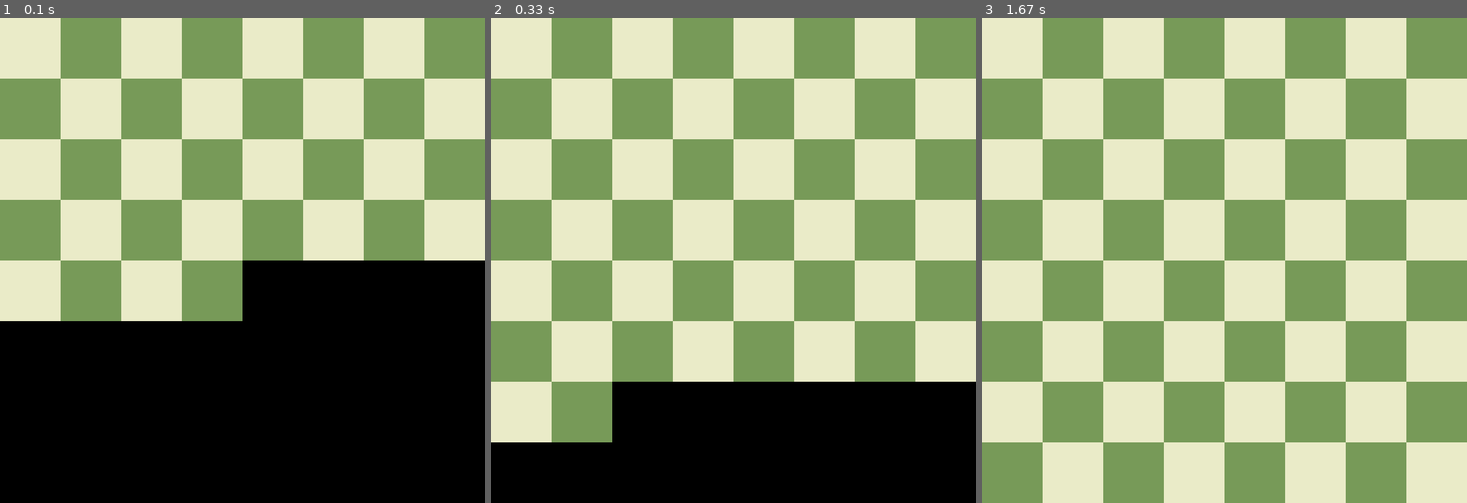
Above: before the commit, frames 1-3 (left to right).
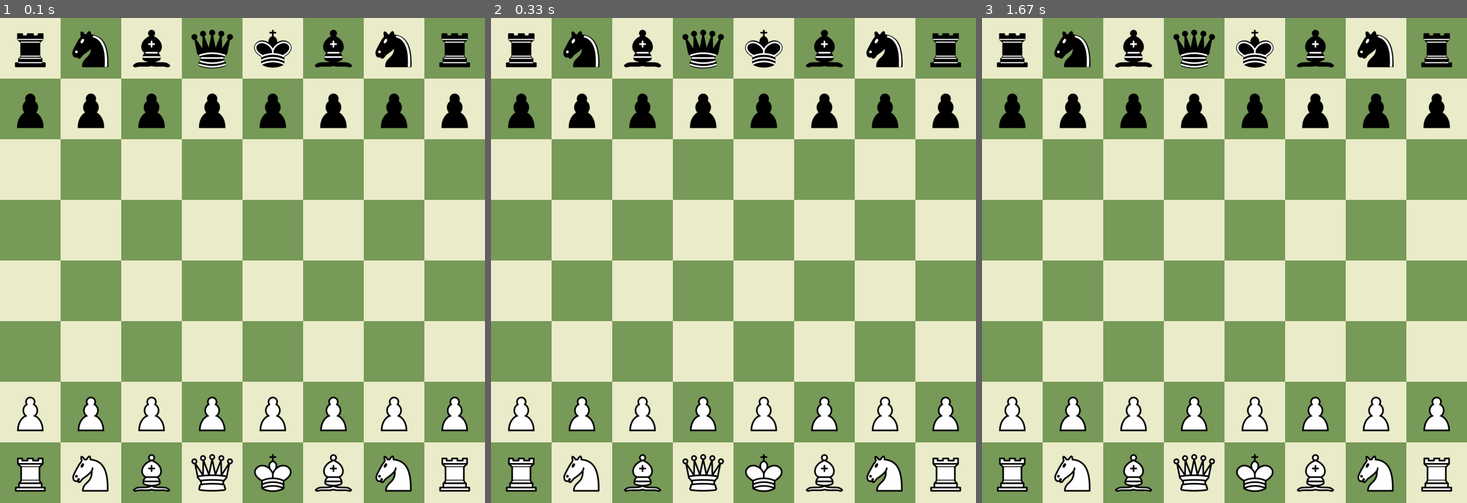
Above: after the commit, the same moments.

Repository: nishantbadhautiya/PygameChess
Game: pygame game, started from src/main.py
The game is run twice, just before and just after one commit, with the same random seed, the same clock (stepped at 60 frames per second) and the same inputs.
Inputs:
- Up to frame 1 (0.1 s): no input
- Up to frame 2 (0.33 s): no input
- Up to frame 3 (1.67 s): no input

The runs differ from the first frame. In frame 1, 48% of the frame differs, in the area x 0-100%, y 2-100%; in frame 2, 26%; in frame 3, 9.8%.

Commit message:
2- Added piece on the Board

Diff:
--- /dev/null
+++ b/src/board.py
@@ -0,0 +1,39 @@
+from const import *
+from square import Square
+from piece import *
+
+class Board:
+    def __init__(self) -> None:
+        self.squares = [[0, 0, 0, 0, 0, 0, 0, 0] for col in range(COLS)]
+        self._create()
+        self._add_pieces(color='white')
+        self._add_pieces(color='black')
+
+    def _create(self):
+        for row in range(ROWS):
+            for col in range(COLS):
+                self.squares[row][col] = Square(row= row, col= col)
+
+    def _add_pieces(self, color):
+        row_pawn, row_other = (6, 7) if color == 'white' else (1, 0)
+        # pawn
+        for col in range(COLS):
+            self.squares[row_pawn][col] = Square(row=row_pawn, col=col, piece=Pawn(color=color))
+
+        # rook
+        self.squares[row_other][0] = Square(row= row_other, col=0, piece=Rook(color= color))
+        self.squares[row_other][7] = Square(row=row_other, col=7, piece= Rook(color= color))
+
+        # knight
+        self.squares[row_other][1] = Square(row=row_other, col=1, piece=Knight(color= color))
+        self.squares[row_other][6] = Square(row=row_other, col=6, piece=Knight(color= color))
+
+        # bishop
+        self.squares[row_other][2] = Square(row=row_other, col=2, piece=Bishop(color= color))
+        self.squares[row_other][5] = Square(row=row_other, col=5, piece=Bishop(color= color))
+
+        # queen
+        self.squares[row_other][3] = Square(row=row_other, col=3, piece=Queen(color= color))
+
+        # king
+        self.squares[row_other][4] = Square(row=row_other, col=4, piece=King(color= color))
--- a/src/game.py
+++ b/src/game.py
@@ -1,9 +1,12 @@
 import pygame
 from const import *
+from board import Board
+from square import Square
+from piece import Piece
 
 class Game:
     def __init__(self) -> None:
-        pass
+        self.board = Board()
 
     # show methods
     def show_bg(self, surface):
@@ -17,4 +20,13 @@
                 rectange = (col * SQSIZE, row * SQSIZE, SQSIZE, SQSIZE)
                 pygame.draw.rect(surface=surface, color=color, rect= rectange)
 
-                pygame.display.update()
+    def show_pieces(self, surface):
+        for row in range(ROWS):
+            for col in range(COLS):
+                # piece ?
+                if self.board.squares[row][col].has_piece():
+                    piece = self.board.squares[row][col].piece
+                    img = pygame.image.load(piece.texture)
+                    img_center = col * SQSIZE + SQSIZE // 2, row * SQSIZE + SQSIZE // 2
+                    piece.texture_rect = img.get_rect(center=img_center)
+                    surface.blit(img, piece.texture_rect)
--- a/src/main.py
+++ b/src/main.py
@@ -20,6 +20,7 @@
                     sys.exit()
 
             game.show_bg(screen)
+            game.show_pieces(screen)
             pygame.display.update()
 
 main = Main()
--- /dev/null
+++ b/src/piece.py
@@ -0,0 +1,45 @@
+import os
+class Piece:
+    def __init__(self, name, color, value, texture = None, texture_rect = None) -> None:
+        self.name = name
+        self.color = color
+        self.value = value
+        value_sign = 1 if color == 'white' else -1
+        self.value = value * value_sign
+        self.moves = []
+        self.moved = False
+        self.texture = texture # here texture is the image url
+        self.set_texture()
+        self.texture_rect = texture_rect
+
+    def set_texture(self, size = 80):
+        self.texture = os.path.join(f'./assets/images/imgs-{size}px/{self.color}_{self.name}.png')
+
+    def add_moves(self, move):
+        self.moves.append(move)
+
+
+class Pawn(Piece):
+    def __init__(self, color) -> None:
+        self.dir = -1 if color == 'white' else 1 # direction of the piece
+        super().__init__('pawn', color, 1.0)
+
+class Knight(Piece):
+    def __init__(self, color) -> None:
+        super().__init__('knight', color, 3.0)
+
+class Bishop(Piece):
+    def __init__(self, color) -> None:
+        super().__init__('bishop', color, 3.5)
+
+class Rook(Piece):
+    def __init__(self, color) -> None:
+        super().__init__('rook', color, 5.0)
+
+class Queen(Piece):
+    def __init__(self, color) -> None:
+        super().__init__('queen', color, 10.0)
+
+class King(Piece):
+    def __init__(self, color) -> None:
+        super().__init__('king', color, 1000000.0)
--- /dev/null
+++ b/src/square.py
@@ -0,0 +1,8 @@
+class Square:
+    def __init__(self, row, col, piece = None) -> None:
+        self.row = row
+        self.col = col
+        self.piece = piece
+
+    def has_piece(self):
+        return self.piece != None
Binary file added: assets/images/imgs-128px/black_bishop.png
Binary file added: assets/images/imgs-128px/black_king.png
Binary file added: assets/images/imgs-128px/black_knight.png
Binary file added: assets/images/imgs-128px/black_pawn.png
Binary file added: assets/images/imgs-128px/black_queen.png
Binary file added: assets/images/imgs-128px/black_rook.png
Binary file added: assets/images/imgs-128px/white_bishop.png
Binary file added: assets/images/imgs-128px/white_king.png
Binary file added: assets/images/imgs-128px/white_knight.png
Binary file added: assets/images/imgs-128px/white_pawn.png
Binary file added: assets/images/imgs-128px/white_queen.png
Binary file added: assets/images/imgs-128px/white_rook.png
(and 14 more such lines)
